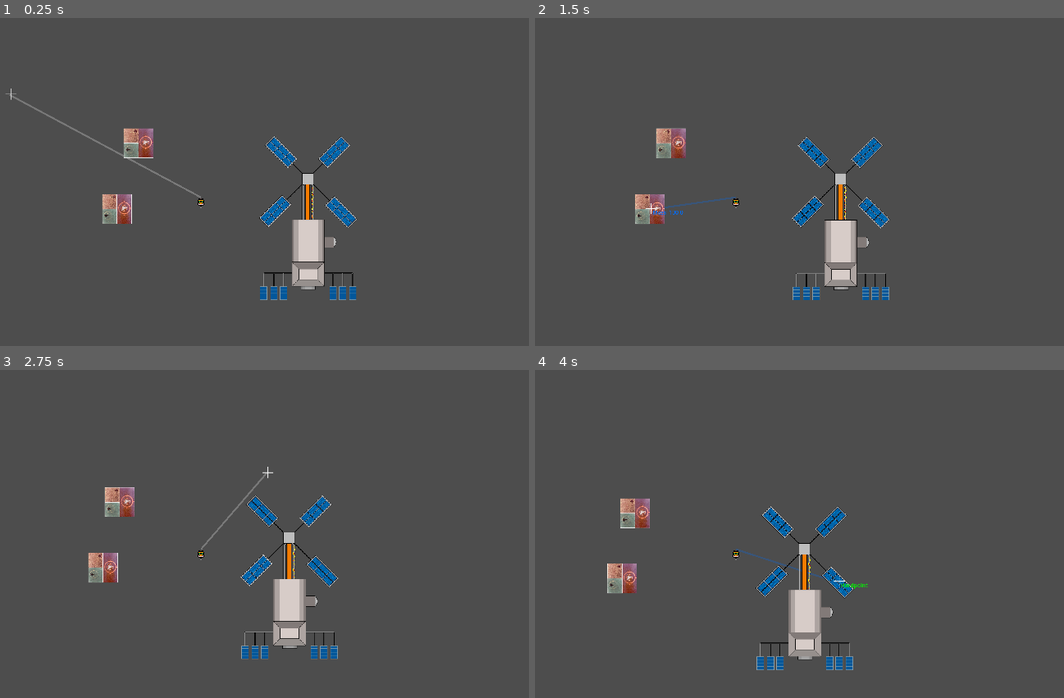
Above: before the commit, frames 1-4 (two rows, left to right).
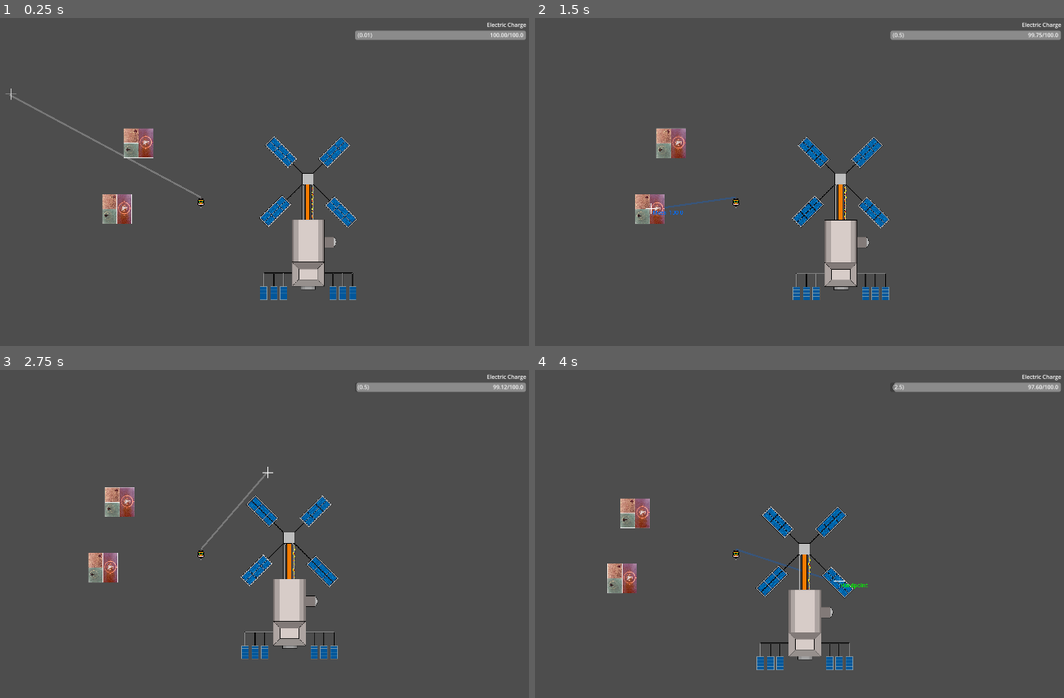
Above: after the commit, the same moments.

Repository: g5works/ghoststation
Game: Godot game, scene res://root.tscn
Two runs of this game, one before a commit and one after it. Both use one fixed random seed, a clock stepped at 60 frames per second and the inputs below.
Inputs (mouse positions are in pixels of both pictures, inside the frame that each line leads up to):
- Up to frame 1 (0.25 s): no input
- Up to frame 2 (1.5 s): tap Enter at 0.5 s; move the mouse to (878, 185) at 0.52 s; right-click (878, 185) at 0.6 s; tap Space (RCS Fire) at 1.25 s; move the mouse to (603, 221) at 1.27 s; click (603, 221) at 1.35 s
- Up to frame 3 (2.75 s): move the mouse to (264, 474) at 2.02 s; tap Space (RCS Fire) at 2.1 s
- Up to frame 4 (4 s): move the mouse to (704, 629) at 2.77 s; right-click (704, 629) at 2.85 s; move the mouse to (931, 609) at 3.52 s; press the mouse at (931, 609) at 3.53 s

The runs differ from the first frame. In frame 1, 1.0% of the frame differs, in the area x 67-100%, y 1-7%; in frame 2, 1.0%; in frame 3, 1.0%; in frame 4, 1.0%.

Commit message:
electric charge bar

Diff:
--- a/Player.gd
+++ b/Player.gd
@@ -1,7 +1,7 @@
 extends RigidBody2D
 
 signal object_selected(position: Vector2, mass: float, locked: bool);
-signal charge_amount(current: float, total: float);
+signal charge_amount(current: float, total: float, utilization: float);
 
 @onready var line := get_parent().get_node("indicator") as Line2D
 @onready var striker := get_parent().get_node("striker") as RayCast2D;
@@ -53,17 +53,14 @@
 	if castresult != null:
 		line.points[1] = castresult.global_position;
 		object_selected.emit(castresult.global_position, castresult.mass, castresult.freeze);
-		print(castresult.mass)
 
 	else:
 		line.points[1] = line.get_local_mouse_position();
 
 	if charge > 0:
 		charge -= delta*utilization;
-		charge_amount.emit(charge, initial_charge)
+		charge_amount.emit(charge, initial_charge, utilization)
 
-	print(charge);
-	print(utilization);
 
 
 
--- /dev/null
+++ b/barstack.gd
@@ -0,0 +1,32 @@
+extends Control
+
+@onready var bar = get_node("ProgressBar") as ProgressBar
+@onready var util = get_node("Utilization") as Label
+@onready var quant = get_node("Amount") as Label
+
+
+var current_chg: float = 0;
+var total_chg: float = 0;
+
+func _init():
+	pass;
+
+func _process(delta):
+	pass;
+
+func _input(delta):
+	pass;
+
+
+
+
+func _on_player_charge_amount(current: float, total: float, utilization: float) -> void:
+	bar.max_value = total;
+	bar.value = current;
+
+	if current > 0:
+		util.text = "(" + str(utilization) + ")";
+	else:
+		util.text = 0.0
+
+	quant.text = "%-0.2f"%abs(current) + "/" + str(total);
--- /dev/null
+++ b/progress_bar.gd
@@ -0,0 +1,21 @@
+extends ProgressBar
+
+var current_chg: float = 0;
+var total_chg: float = 0;
+
+func _init():
+	max_value = total_chg;
+
+func _process(delta):
+	pass;
+
+func _input(delta):
+	pass;
+
+
+func _on_player_charge_amount(current: float, total: float) -> void:
+	max_value = total;
+	value = current;
+	print(current);
+
+	pass # Replace with function body.
--- a/root.tscn
+++ b/root.tscn
@@ -6,6 +6,8 @@
 [ext_resource type="Texture2D" uid="uid://br4xl7g66gc2n" path="res://Player.png" id="2_vvh5c"]
 [ext_resource type="Texture2D" uid="uid://b75src4ka8ekx" path="res://SpaceStation_Intact.png" id="4_l8v81"]
 [ext_resource type="Script" uid="uid://d2iexyrr38re1" path="res://cursor.gd" id="5_jnlp7"]
+[ext_resource type="Script" uid="uid://pwyemou46n6i" path="res://barstack.gd" id="7_bf3um"]
+[ext_resource type="Script" uid="uid://bd2vvj0q535k0" path="res://progress_bar.gd" id="7_vyht1"]
 
 [sub_resource type="RectangleShape2D" id="RectangleShape2D_pyidc"]
 size = Vector2(32, 32)
@@ -16,6 +18,8 @@
 [sub_resource type="RectangleShape2D" id="RectangleShape2D_l8v81"]
 
 [sub_resource type="LabelSettings" id="LabelSettings_jnlp7"]
+
+[sub_resource type="LabelSettings" id="LabelSettings_vyht1"]
 
 [node name="Node" type="Node"]
 
@@ -260,10 +264,7 @@
 [node name="CollisionPolygon2D" type="CollisionPolygon2D" parent="object/Station"]
 polygon = PackedVector2Array(-141, 240, -62, 240, -62, 201, -141, 201)
 
-[node name="CanvasLayer" type="CanvasLayer" parent="."]
-follow_viewport_enabled = true
-
-[node name="Control" type="Control" parent="CanvasLayer"]
+[node name="Moving UI" type="Control" parent="."]
 layout_mode = 3
 anchors_preset = 0
 offset_left = 4.0
@@ -271,7 +272,7 @@
 offset_right = 1924.0
 offset_bottom = 1078.0
 
-[node name="Cursor" type="TextureRect" parent="CanvasLayer/Control"]
+[node name="Cursor" type="TextureRect" parent="Moving UI"]
 texture_filter = 1
 layout_mode = 0
 offset_right = 32.0
@@ -279,7 +280,7 @@
 texture = ExtResource("1_28aoi")
 script = ExtResource("5_jnlp7")
 
-[node name="Mass Indicator" type="Label" parent="CanvasLayer/Control/Cursor"]
+[node name="Mass Indicator" type="Label" parent="Moving UI/Cursor"]
 layout_mode = 0
 offset_left = 20.0
 offset_top = 15.0
@@ -288,16 +289,80 @@
 text = "Mass: null"
 label_settings = SubResource("LabelSettings_jnlp7")
 
-[node name="ProgressBar" type="ProgressBar" parent="CanvasLayer/Control"]
+[node name="Static UI" type="CanvasLayer" parent="."]
+
+[node name="BarStack" type="Control" parent="Static UI"]
+layout_mode = 3
+anchors_preset = 1
+anchor_left = 1.0
+anchor_right = 1.0
+offset_left = -40.0
+offset_bottom = 40.0
+grow_horizontal = 0
+script = ExtResource("7_bf3um")
+
+[node name="Label" type="Label" parent="Static UI/BarStack"]
 layout_mode = 1
 anchors_preset = 1
 anchor_left = 1.0
 anchor_right = 1.0
-offset_left = -78.0
-offset_top = 81.0
-offset_right = 422.0
-offset_bottom = 108.0
-grow_horizontal = 0
+offset_left = -123.0
+offset_top = 8.0
+offset_right = -8.0
+offset_bottom = 31.0
+grow_horizontal = 0
+text = "Electric Charge"
+label_settings = SubResource("LabelSettings_vyht1")
+
+[node name="ProgressBar" type="ProgressBar" parent="Static UI/BarStack"]
+layout_mode = 1
+anchors_preset = 1
+anchor_left = 1.0
+anchor_right = 1.0
+offset_left = -9.0
+offset_top = 37.0
+offset_right = 491.0
+offset_bottom = 64.0
+grow_horizontal = 0
+scale = Vector2(-1, 1)
 max_value = 1000.0
-
-[connection signal="object_selected" from="object/Player" to="CanvasLayer/Control/Cursor" method="_on_player_object_selected"]
+show_percentage = false
+script = ExtResource("7_vyht1")
+
+[node name="Amount" type="Label" parent="Static UI/BarStack"]
+layout_mode = 1
+anchors_preset = 6
+anchor_left = 1.0
+anchor_top = 0.5
+anchor_right = 1.0
+anchor_bottom = 0.5
+offset_left = -131.0
+offset_top = 18.0
+offset_right = -16.0
+offset_bottom = 41.0
+grow_horizontal = 0
+grow_vertical = 2
+text = "0/100"
+label_settings = SubResource("LabelSettings_vyht1")
+horizontal_alignment = 2
+vertical_alignment = 1
+
+[node name="Utilization" type="Label" parent="Static UI/BarStack"]
+layout_mode = 1
+anchors_preset = 6
+anchor_left = 1.0
+anchor_top = 0.5
+anchor_right = 1.0
+anchor_bottom = 0.5
+offset_left = -501.0
+offset_top = 18.0
+offset_right = -386.0
+offset_bottom = 41.0
+grow_horizontal = 0
+grow_vertical = 2
+text = "(1.02)"
+label_settings = SubResource("LabelSettings_vyht1")
+vertical_alignment = 1
+
+[connection signal="charge_amount" from="object/Player" to="Static UI/BarStack" method="_on_player_charge_amount"]
+[connection signal="object_selected" from="object/Player" to="Moving UI/Cursor" method="_on_player_object_selected"]
Not shown, added: BackgroundSpace.png.import
Not shown, added: TitleGhostStation_Complete.png.import
Not shown, added: barstack.gd.uid
Not shown, added: progress_bar.gd.uid
Not shown: 1 places in root.tscn that only renumber resources
